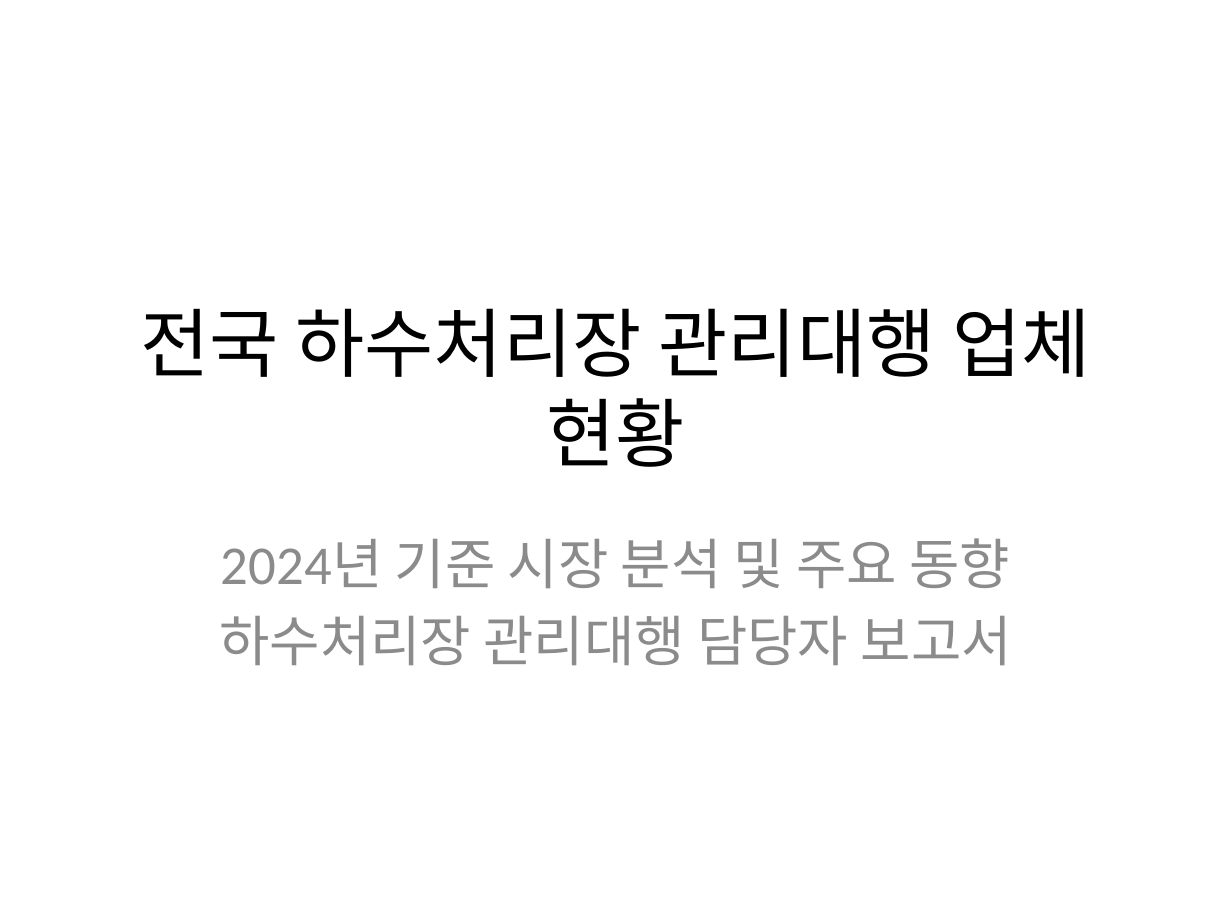
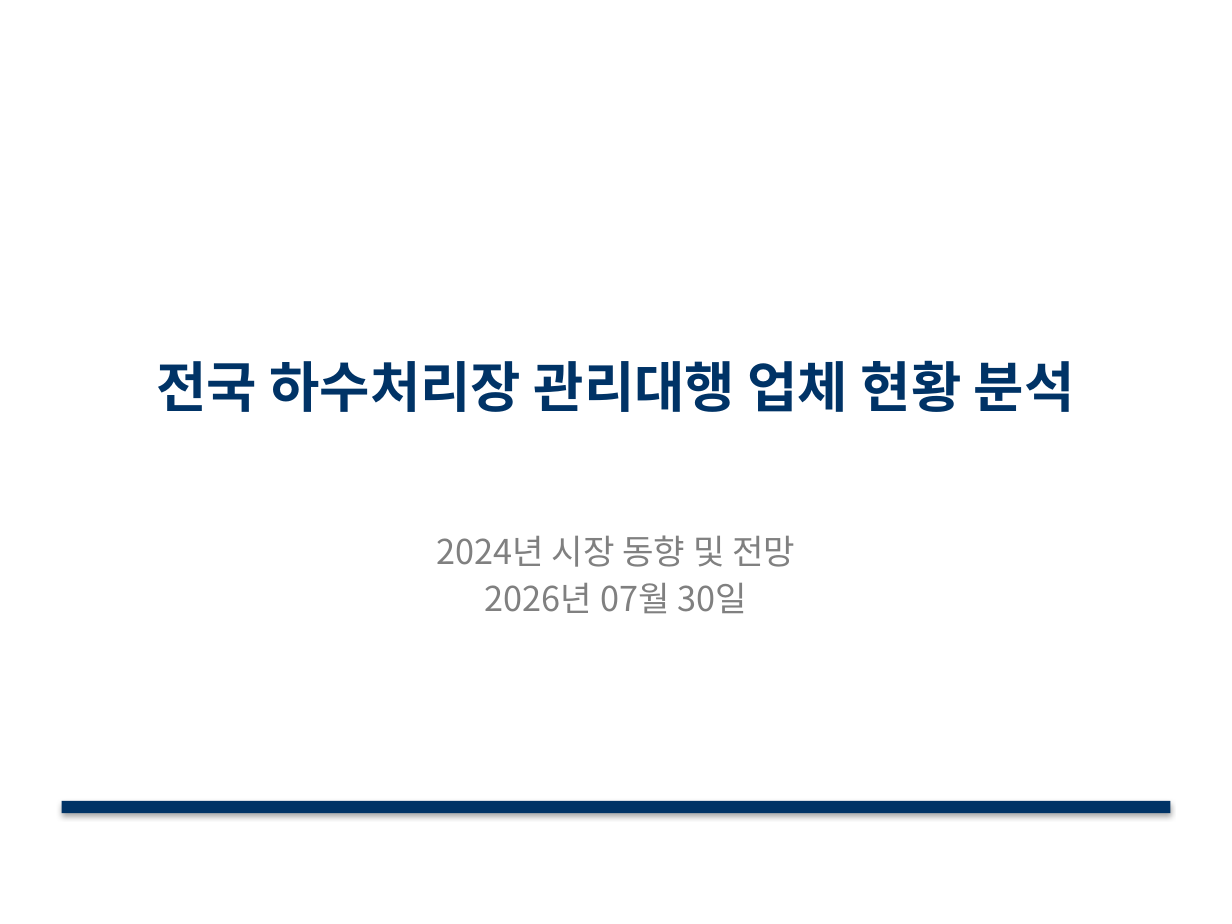
Before and after one commit to leeinho1983-rgb/my-first-project, a slide deck: slide 1 of 하수처리장_관리대행_업체_현황.pptx. Drawn at 1232x924 pixels with LibreOffice and Linux fonts; fonts in the diff are those of the drawing. Boxes give left, top, right and bottom in pixels: in the first picture for what was removed or moved away, otherwise in the second. Text is boxed around its words. In the diff, an @@ line names an element or a change of style, - is before the commit and + after.

```diff
--- a/하수처리장_관리대행_업체_현황.pptx
+++ b/하수처리장_관리대행_업체_현황.pptx
@@ title at <box>156,360,1075,412</box>: text changed; size 44 to 32 pt; font Calibri to Noto Sans CJK KR; text colour #000000 to #003366; bold on @@
-전국 하수처리장 관리대행 업체 현황
+전국 하수처리장 관리대행 업체 현황 분석
@@ subtitle at <box>436,535,795,614</box>: text changed; size 32 to 20 pt; font Calibri to Noto Sans CJK KR; text colour #8C8C8C to #808080 @@
-2024년 기준 시장 분석 및 주요 동향
-하수처리장 관리대행 담당자 보고서
+2024년 시장 동향 및 전망
+2026년 07월 30일
@@ rectangle added at <box>62,801,1170,813</box>, fill #003366 @@
```
Also in this commit, not shown: 4 other slides changed, 5 slides added, 5 slides removed, 2 other files.
